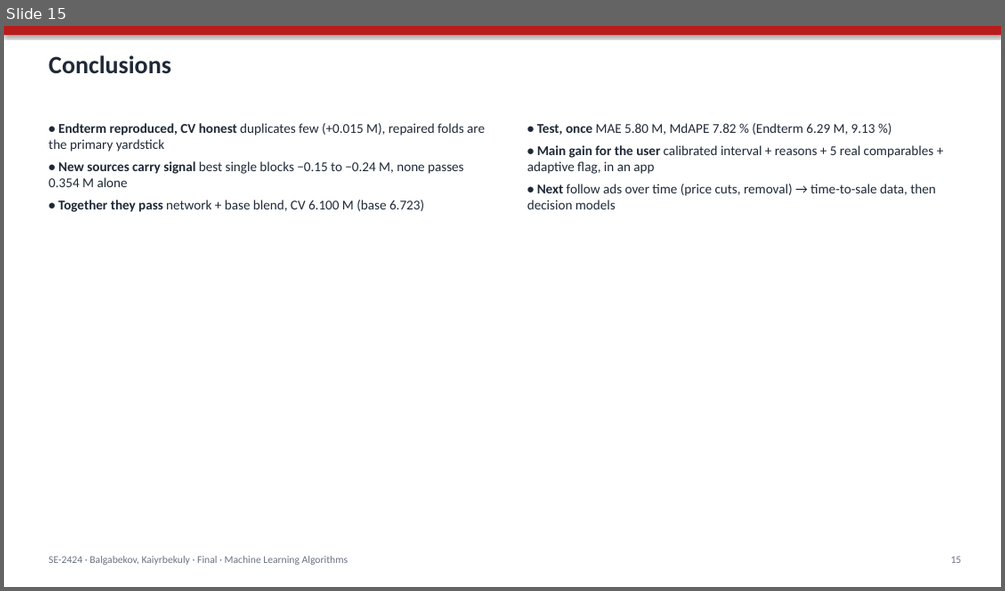
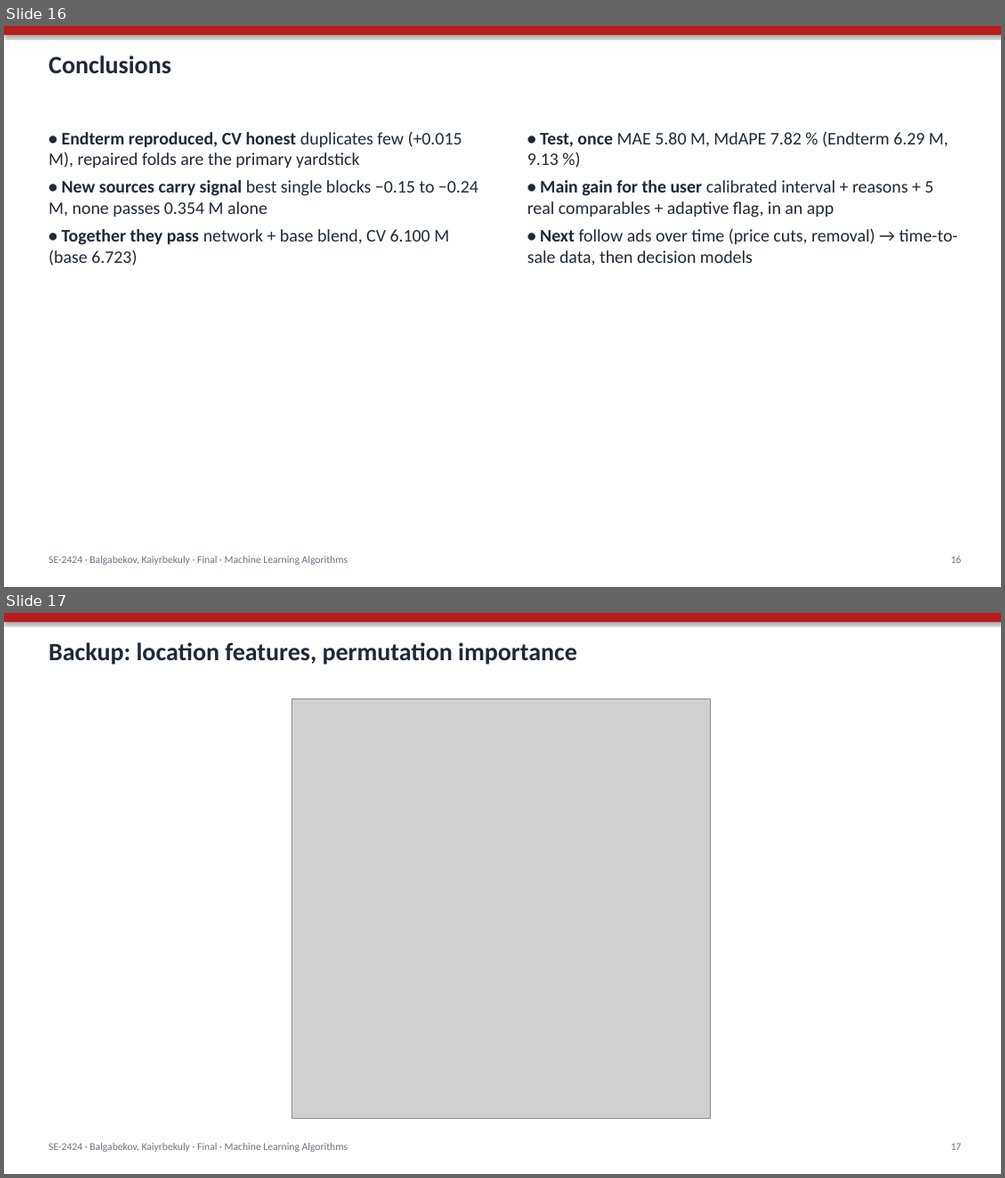
Before and after one commit to Newterios/mla_midtem, a slide deck: slides/Final_SE-2424_slides.pptx. Shown one above the other, each under a label of ours: slide 15 before the commit, slides 16 and 17 after it. The pictures are 1005x591 and 1005x1178 pixels, drawn with LibreOffice and Linux fonts; fonts in the diff are those of the drawing; grey boxes stand for pictures. Boxes give left, top, right and bottom in pixels: in the first picture for what was removed or moved away, otherwise in the second. Text is boxed around its words. In the diff, an @@ line names an element or a change of style, - is before the commit and + after.

Commit message:
Slides: one readable figure per slide, fusion table and figure split, test table with plain column names, real app screenshot; app: empty optional number boxes arrive as 0 and now mean 'not given', SHAP title kept inside the figure

```diff
--- a/slides/Final_SE-2424_slides.pptx
+++ b/slides/Final_SE-2424_slides.pptx
@@ slide 17 added at (x1=4, y1=613, x2=1001, y2=1174), background #FFFFFF @@
@@ rectangle added at (x1=4, y1=613, x2=1001, y2=622), fill #B91C1C @@
@@ text added at (x1=48, y1=642, x2=577, y2=665), 24 pt, text #1F2937, bold @@
+Backup: location features, permutation importance
@@ picture added at (x1=291, y1=699, x2=711, y2=1118) @@
@@ text added at (x1=48, y1=1143, x2=348, y2=1151), 10 pt, text #6B7280 @@
+SE-2424 · Balgabekov, Kaiyrbekuly · Final · Machine Learning Algorithms
@@ text added at (x1=951, y1=1143, x2=962, y2=1150), 10 pt, text #6B7280 @@
+17
@@ what was slide 15 is now slide 16 @@
@@ slide 16 changed as well @@
@@ text "• Endterm reproduced, CV honest ..." moved from (x1=48, y1=123, x2=485, y2=212) to (x1=48, y1=131, x2=478, y2=265) @@
@@ text "• Endterm reproduced, CV honest ..." at (x1=48, y1=131, x2=478, y2=265): size 13 to 17 pt @@
@@ text "• Test, once MAE 5.80 ..." moved from (x1=527, y1=123, x2=936, y2=209) to (x1=527, y1=131, x2=958, y2=265) @@
@@ text "• Test, once MAE 5.80 ..." at (x1=527, y1=131, x2=958, y2=265): size 13 to 17 pt @@
@@ text at (x1=951, y1=556, x2=962, y2=563): text changed @@
-15
+16
```
Also in this commit, not shown: 13 other slides changed, 2 other slides added, 6 other files.
